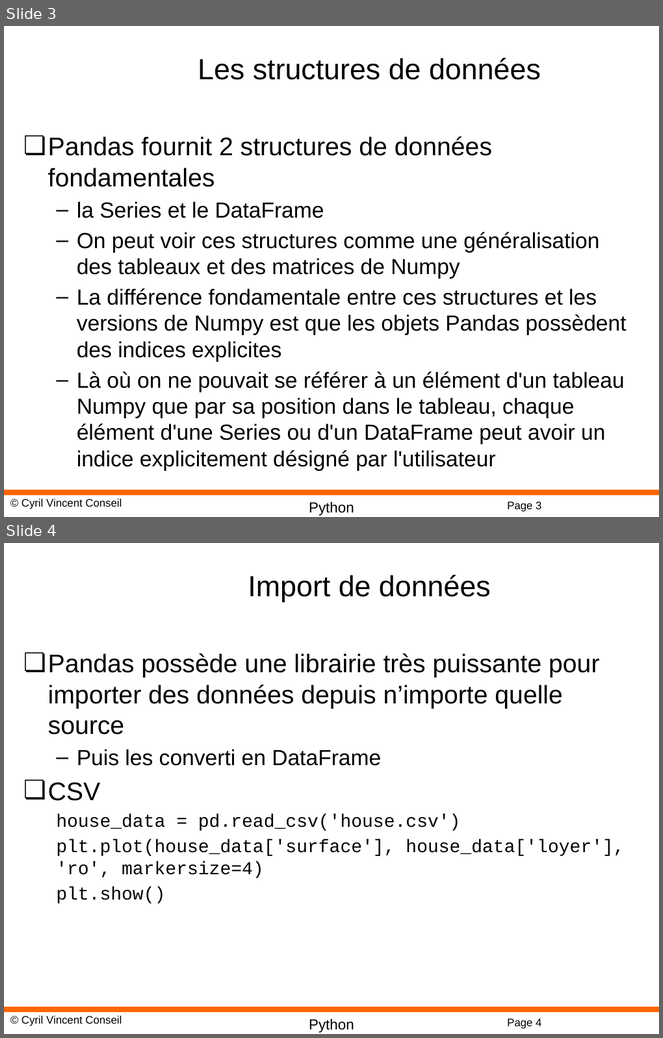
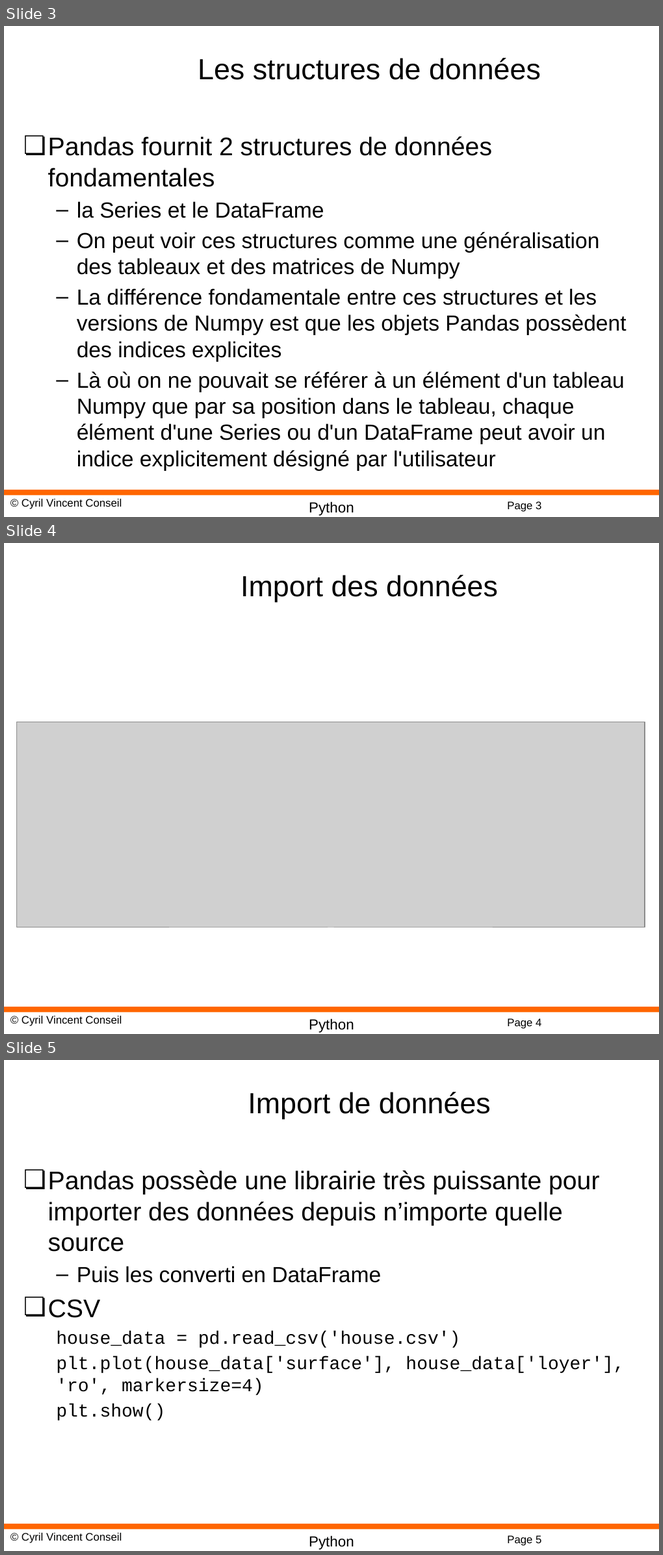
Before and after one commit to cyrilvincent/math, a slide deck: ppt/PythonMath11-Pandas.pptx. Shown one above the other, each under a label of ours: slides 3 and 4 before the commit, slides 3, 4 and 5 after it. The pictures are 663x1038 and 663x1555 pixels, drawn with LibreOffice and Linux fonts; fonts in the diff are those of the drawing; grey boxes stand for pictures; background and template pictures are left out. Boxes give left, top, right and bottom in pixels: in the first picture for what was removed or moved away, otherwise in the second. Text is boxed around its words. In the diff, an @@ line names an element or a change of style, - is before the commit and + after.

```diff
--- a/ppt/PythonMath11-Pandas.pptx
+++ b/ppt/PythonMath11-Pandas.pptx
@@ slide 4 added at <box>4,543,659,1034</box>, background #FFFFFF; not listed: 4 template elements that a slide beside it also shows @@
@@ title added at <box>241,575,498,602</box>, 32 pt, text #000000 @@
+Import des données
@@ picture added at <box>17,722,646,928</box> @@
@@ what was slide 4 is now slide 5 @@
@@ page number at <box>507,1536,542,1546</box>: text changed @@
-Page 4
+Page 5
```
Also in this commit, not shown: 17 other slides added, 2 slides removed, 26 other files.
